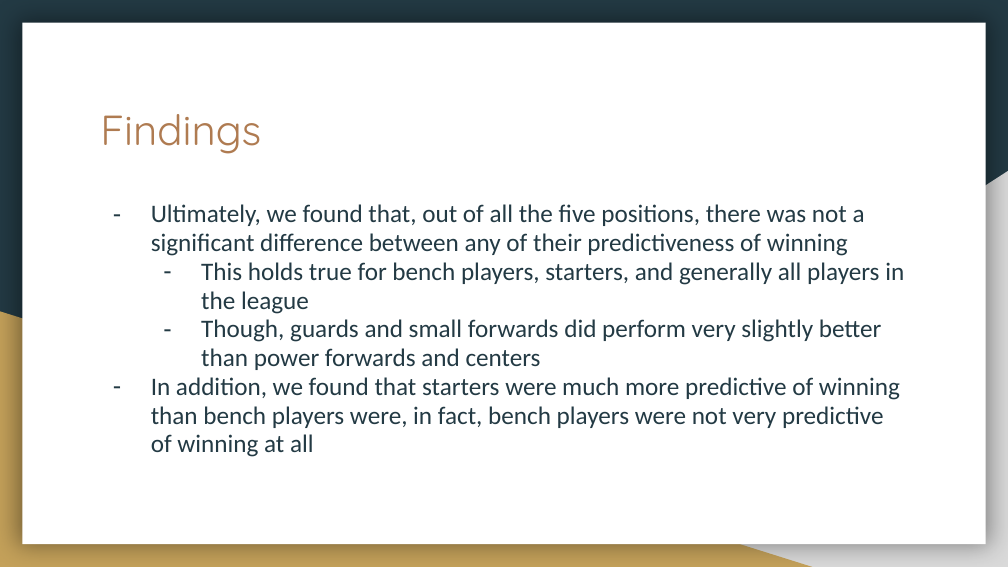
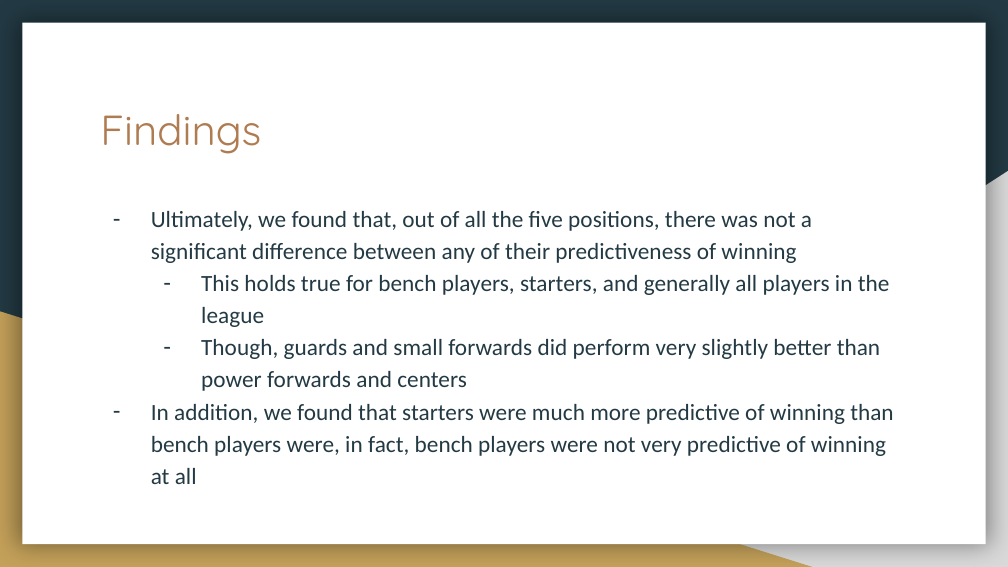
Before and after one commit to augustinexu/IS517_Project, a slide deck: slide 13 of final-project.pptx. Drawn at 1008x567 pixels with LibreOffice and Linux fonts; fonts in the diff are those of the drawing. Boxes give left, top, right and bottom in pixels: in the first picture for what was removed or moved away, otherwise in the second. Text is boxed around its words. In the diff, an @@ line names an element or a change of style, - is before the commit and + after.

```diff
--- a/final-project.pptx
+++ b/final-project.pptx
@@ text "Ultimately, we found that, out ..." at [151,211,893,484]: size 18 to 16.6 pt; line spacing 0.95 to 1.15 @@
```
Also in this commit, not shown: 2 other slides changed, 6 other files.
